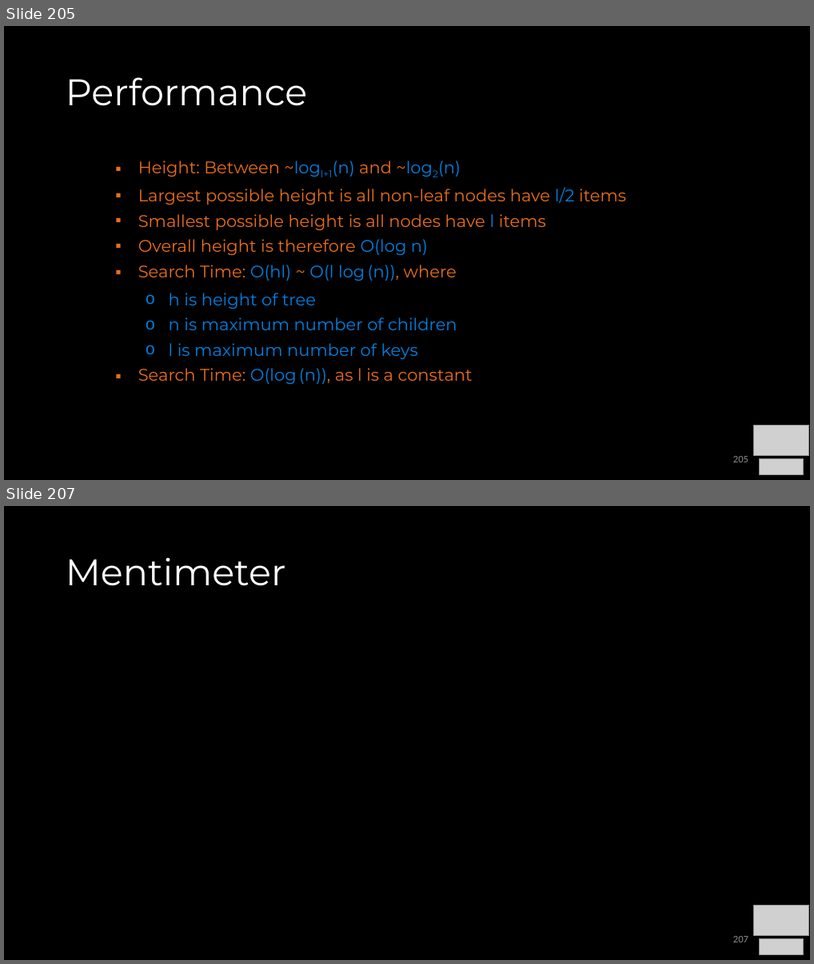
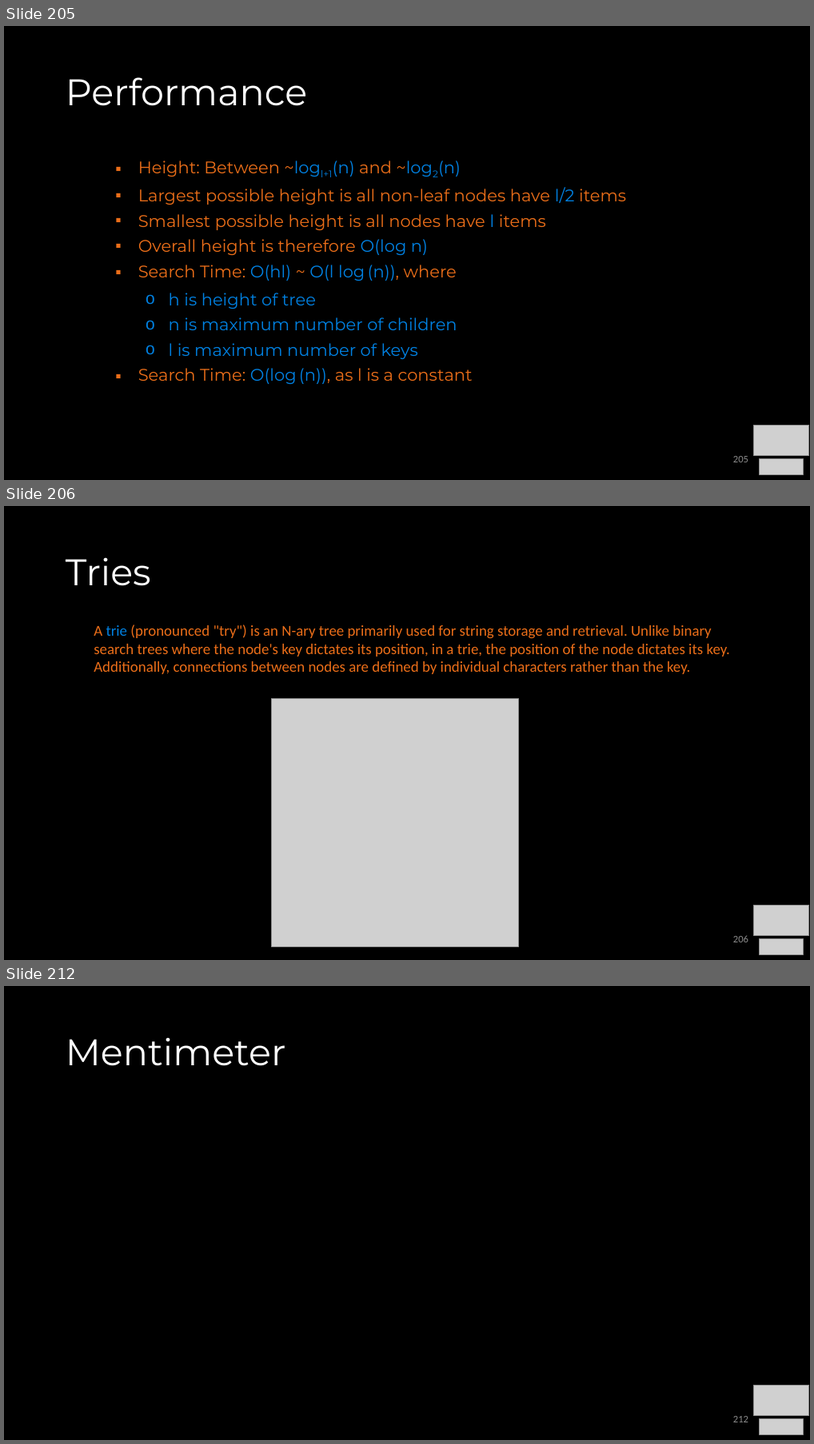
Before and after one commit to COP3530/Instructional-Content, a slide deck: Slides/Slides-PPT/4 - Balanced Trees.pptx. Shown one above the other, each under a label of ours: slides 205 and 207 before the commit, slides 205, 206 and 212 after it; the slides between them are not shown. The pictures are 814x964 and 814x1444 pixels, drawn with LibreOffice and Linux fonts; fonts in the diff are those of the drawing; grey boxes stand for pictures. Boxes give left, top, right and bottom in pixels: in the first picture for what was removed or moved away, otherwise in the second. Text is boxed around its words. In the diff, an @@ line names an element or a change of style, - is before the commit and + after.

Commit message:
tries added

```diff
--- a/Slides/Slides-PPT/4 - Balanced Trees.pptx
+++ b/Slides/Slides-PPT/4 - Balanced Trees.pptx
@@ slide 206 added at (x1=4, y1=506, x2=810, y2=960), background #000000 @@
@@ title added at (x1=66, y1=557, x2=151, y2=586), 44 pt, text #FFFFFF @@
+Tries
@@ text added at (x1=94, y1=624, x2=730, y2=674), 18 pt, text #EB6E19 @@
+A trie (pronounced "try") is an N-ary tree primarily used for string storage and retrieval. Unlike binary search trees where the node's key dictates its position, in a trie, the position of the node dictates its key. Additionally, connections between nodes are defined by individual characters rather than the key.
@@ picture added at (x1=272, y1=698, x2=519, y2=947) @@
@@ picture added at (x1=754, y1=904, x2=810, y2=936) @@
@@ page number added at (x1=734, y1=935, x2=749, y2=942), 12 pt, text #8C8C8C @@
+206
@@ picture added at (x1=759, y1=939, x2=804, y2=954) @@
@@ what was slide 207 is now slide 212 @@
@@ page number at (x1=734, y1=1416, x2=749, y2=1422): text changed @@
-207
+212
```
Also in this commit, not shown: 4 other slides added, 1 slide removed, 1 other file.
